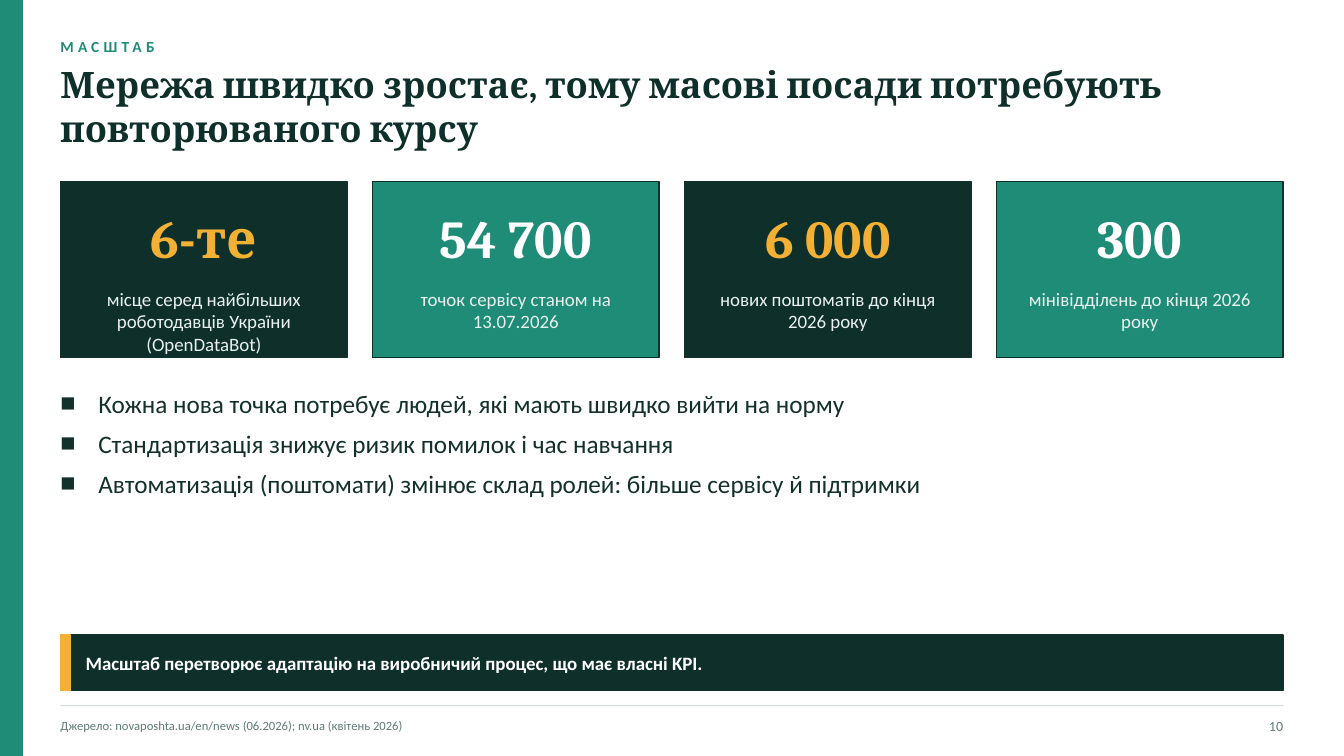
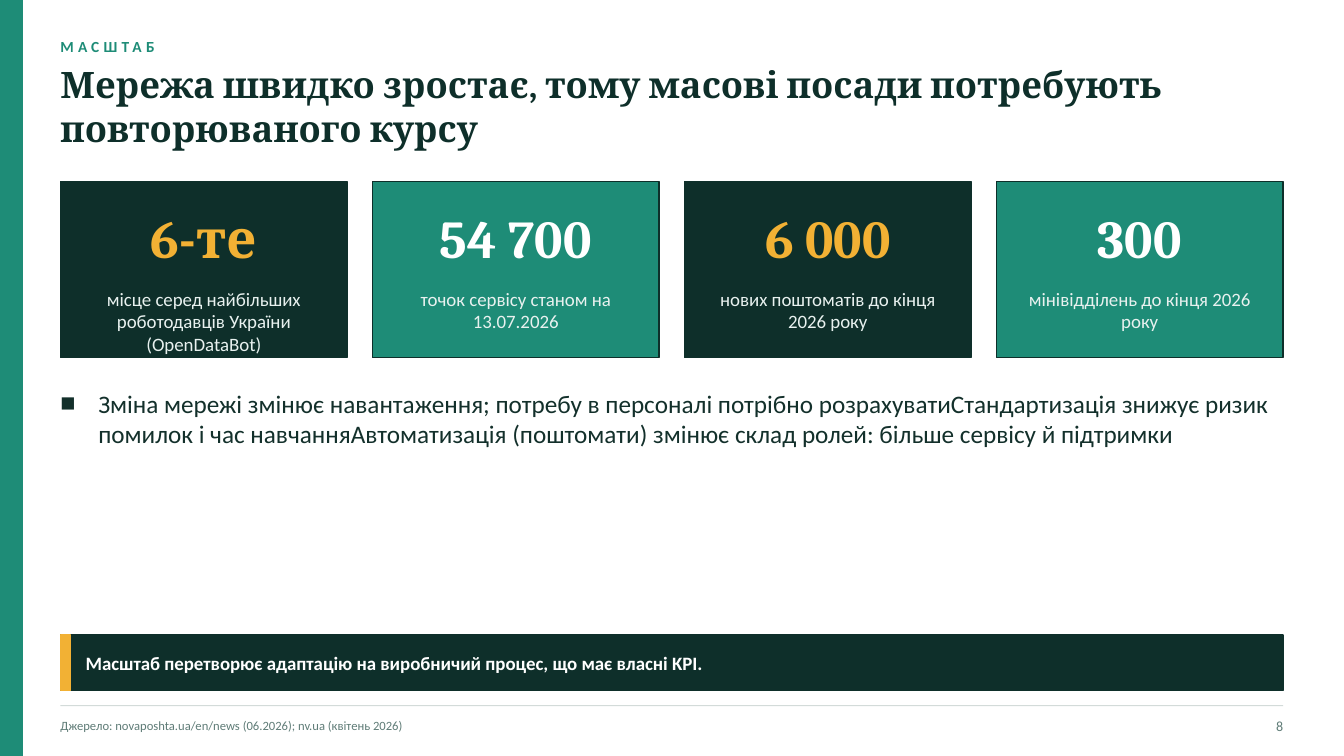
Before and after one commit to Storozh-007/anya-tasks, a slide deck: slide 8 of files/management/Брушневська_Анна_Менеджмент_презентація_для_захисту.pptx (slide 10 before the commit). Drawn at 1344x756 pixels with LibreOffice and Linux fonts; fonts in the diff are those of the drawing. Boxes give left, top, right and bottom in pixels: in the first picture for what was removed or moved away, otherwise in the second. Text is boxed around its words. In the diff, an @@ line names an element or a change of style, - is before the commit and + after.

```diff
--- a/files/management/Брушневська_Анна_Менеджмент_презентація_для_захисту.pptx
+++ b/files/management/Брушневська_Анна_Менеджмент_презентація_для_захисту.pptx
@@ text at [98,395,1268,447]: text changed @@
-■ Кожна нова точка потребує людей, які мають швидко вийти на норму
-■ Стандартизація знижує ризик помилок і час навчання
-■ Автоматизація (поштомати) змінює склад ролей: більше сервісу й підтримки
+■ Зміна мережі змінює навантаження; потребу в персоналі потрібно розрахуватиСтандартизація знижує ризик помилок і час навчанняАвтоматизація (поштомати) змінює склад ролей: більше сервісу й підтримки
@@ text at [1276,721,1283,731]: text changed @@
-10
+8
```
Also in this commit, not shown: 14 other slides changed, 3 slides removed, 3 other files.
